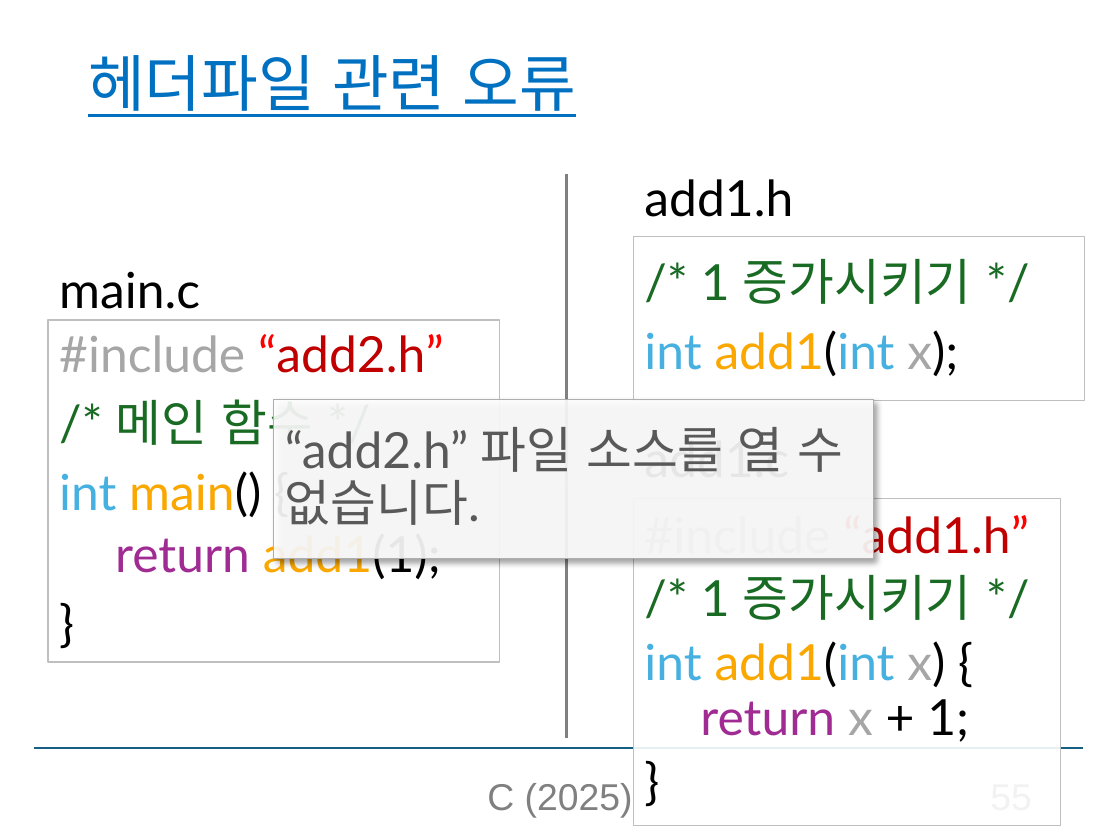
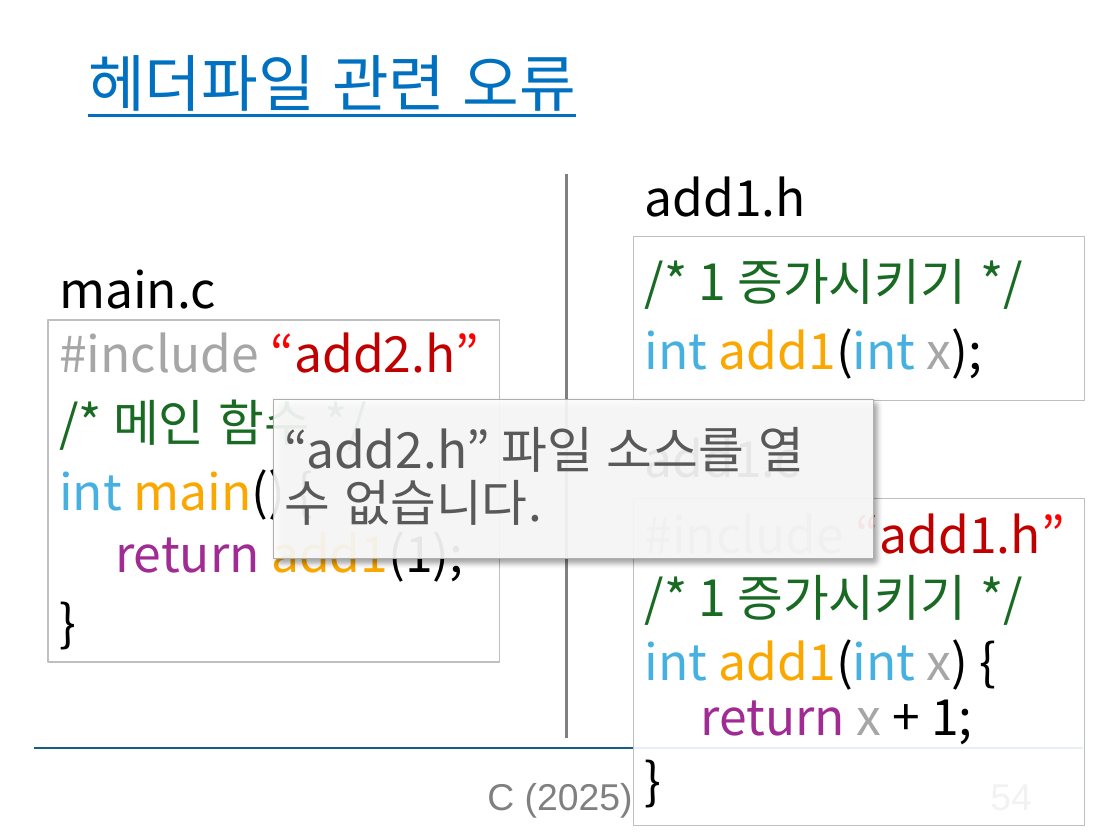
Before and after one commit to sunny1013/Computer-Programming-and-Practice-2025-1, a slide deck: slide 54 of C소개_실습제외.pptx (slide 55 before the commit). Drawn at 1120x840 pixels with LibreOffice and Linux fonts; fonts in the diff are those of the drawing. Boxes give left, top, right and bottom in pixels: in the first picture for what was removed or moved away, otherwise in the second. Text is boxed around its words. In the diff, an @@ line names an element or a change of style, - is before the commit and + after.

```diff
--- a/C소개_실습제외.pptx
+++ b/C소개_실습제외.pptx
@@ font Lato to Noto Sans CJK KR in 7 elements at (x1=48, y1=320, x2=500, y2=662), (x1=59, y1=269, x2=216, y2=321), (x1=644, y1=427, x2=800, y2=472), (x1=633, y1=236, x2=1084, y2=400), (x1=644, y1=176, x2=805, y2=217), (x1=273, y1=399, x2=872, y2=558), (x1=633, y1=498, x2=1084, y2=827) @@
@@ rectangle "#include “add1.h”" resized from (x1=633, y1=498, x2=1060, y2=827) to (x1=633, y1=498, x2=1084, y2=827) @@
```
Also in this commit, not shown: 104 other slides changed, 1 slide removed.
